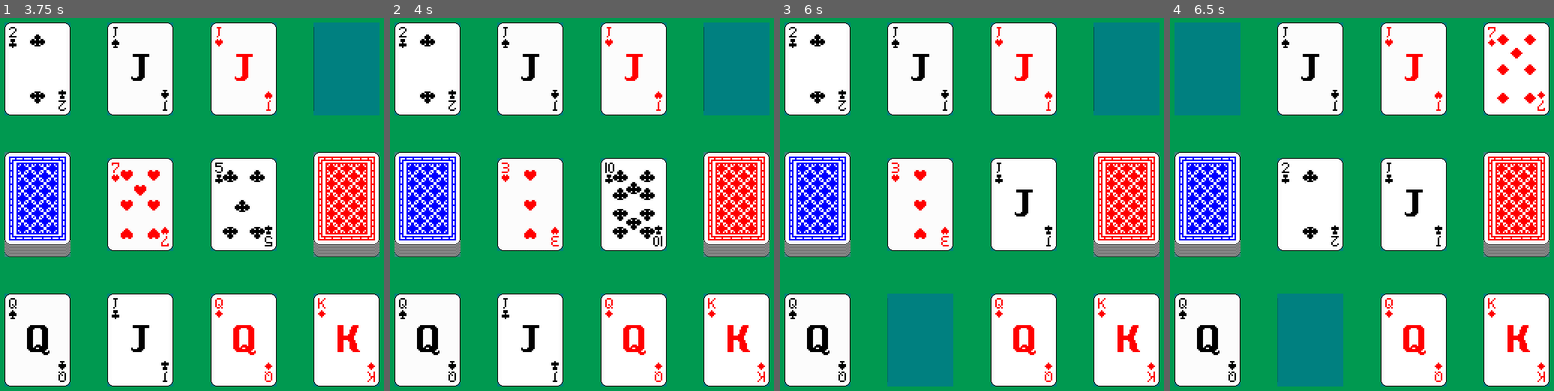
Above: before the commit, frames 1-4 (left to right).
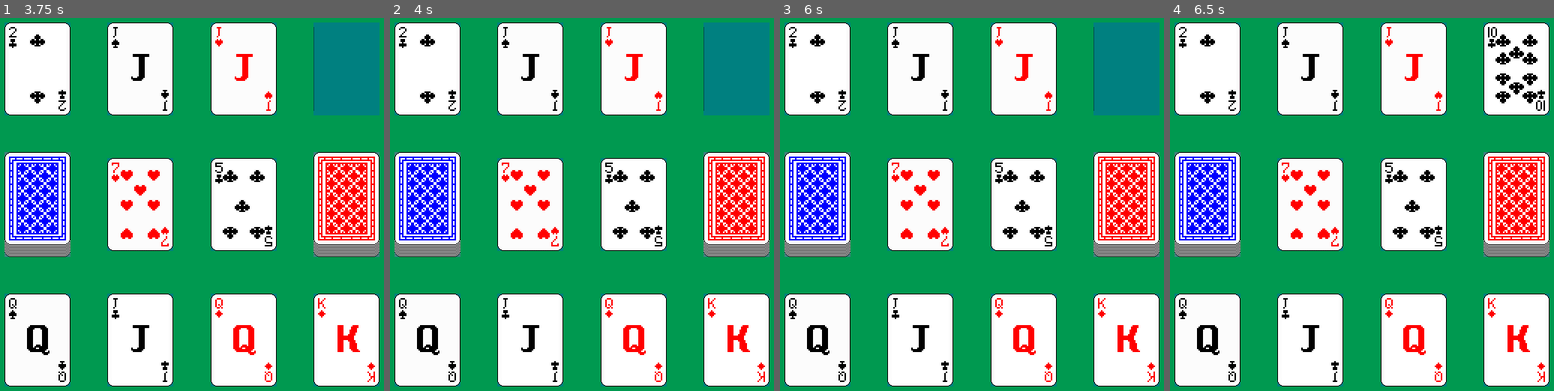
Above: after the commit, the same moments.

Repository: batako/Speed-on-Godot
Game: Godot game, scene res://main.tscn
The game is run twice, just before and just after one commit, with the same random seed, the same clock (stepped at 60 frames per second) and the same inputs.
Inputs (mouse positions are in pixels of both pictures, inside the frame that each line leads up to):
- Up to frame 1 (3.75 s): tap Enter at 0.5, 2, 3.5 s; move the mouse to (142, 204) at 0.52 s; click (142, 204) at 0.67 s; tap Space at 1.25, 2.75 s; move the mouse to (241, 204) at 1.27 s; click (241, 204) at 1.42 s; move the mouse to (38, 204) at 2.02 s; click (38, 204) at 2.17 s; move the mouse to (38, 338) at 2.77 s; click (38, 338) at 2.92 s; move the mouse to (241, 204) at 3.52 s; click (241, 204) at 3.67 s
- Up to frame 2 (4 s): no input
- Up to frame 3 (6 s): tap Space at 4.25 s; move the mouse to (922, 204) at 4.27 s; click (922, 204) at 4.42 s; move the mouse to (1021, 204) at 5.02 s; click (1021, 204) at 5.17 s; move the mouse to (922, 338) at 5.77 s; click (922, 338) at 5.92 s
- Up to frame 4 (6.5 s): no input

Frame 1 is identical in both runs. In frame 2, 1.2% of the frame differs, in the area x 29-71%, y 38-62%; in frame 3, 5.4%; in frame 4, 11%, in the area x 1-98%, y 1-99%.

Commit message:
行動可能かどうかの条件を見直し
・出せるカードがある
・カードを引いて場札に設置できる

Diff:
--- a/scripts/game_manager.gd
+++ b/scripts/game_manager.gd
@@ -46,7 +46,7 @@
 	if timer >= status_check_interval_seconds:
 		timer = 0.0
 
-		if !check_available_actions_for_player_and_enemy():
+		if !can_anyone_action():
 			start_round()
 
 
@@ -212,8 +212,11 @@
 	return null
 
 
-func check_available_actions_for_player_and_enemy() -> bool:
-	var value = false
+func can_anyone_action() -> bool:
+	return can_place_card_from_field_hand() or can_draw_from_deck("player") or can_draw_from_deck("enemy")
+
+
+func can_place_card_from_field_hand() -> bool:
 	var field_hand_slots = player_field_hand_slots + enemy_field_hand_slots
 
 	for slot in field_hand_slots:
@@ -221,12 +224,19 @@
 			continue
 
 		var card = slot.get_child(0)
-		if !lead_slot1.value or is_adjacent_value(lead_slot1.value, card.value):
-			value = true
-		elif !lead_slot2.value or is_adjacent_value(lead_slot2.value, card.value):
-			value = true
-
-	return value
+		if not lead_slot1.value or is_adjacent_value(lead_slot1.value, card.value):
+			return true
+		elif not lead_slot2.value or is_adjacent_value(lead_slot2.value, card.value):
+			return true
+
+	return false
+
+
+func can_draw_from_deck(owner_type: String) -> bool:
+	var card_deck = get_card_deck(owner_type)
+	var empty_slot = get_empty_field_hand_slot(owner_type)
+
+	return card_deck.size() > 0 and empty_slot
 
 
 func draw_card(owner_type: String) -> void:
